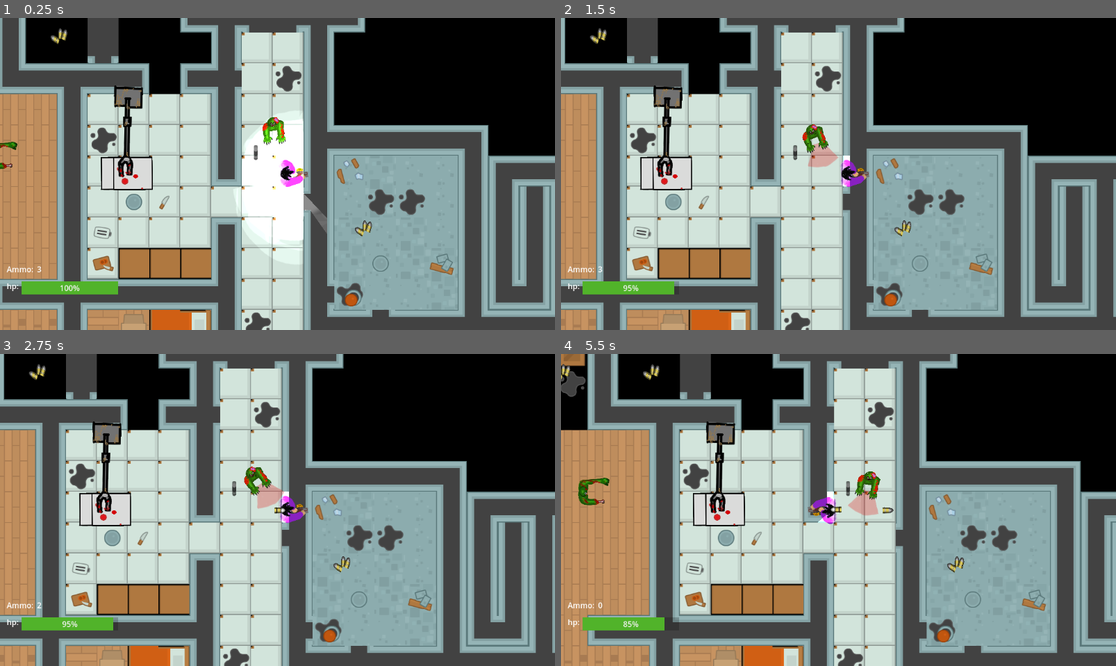
Above: before the commit, frames 1-4 (two rows, left to right).
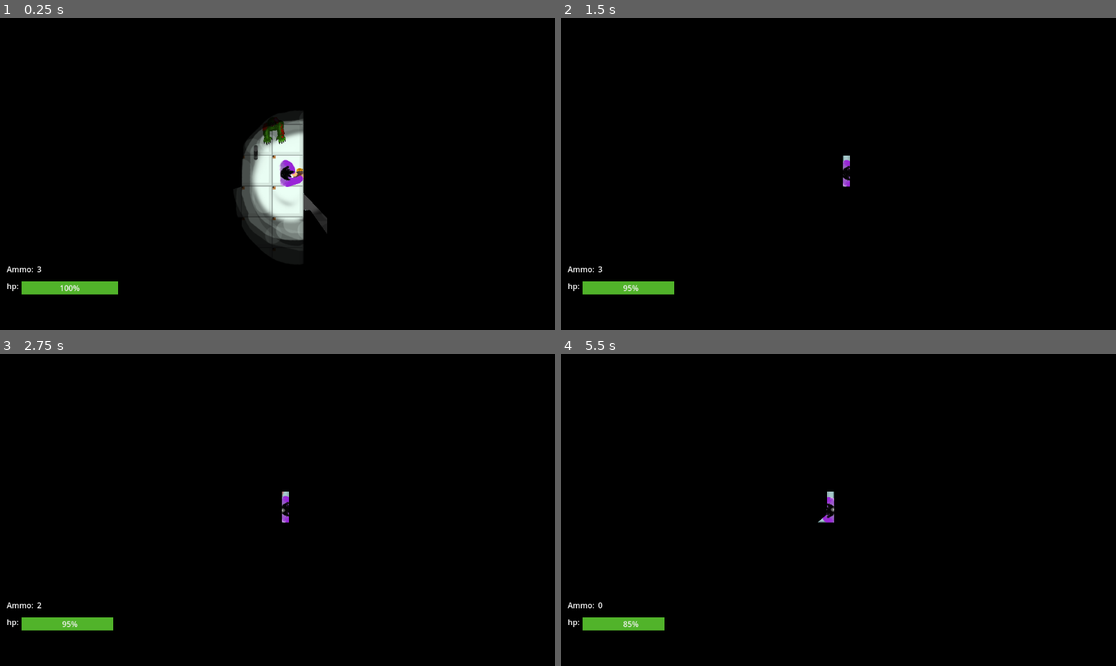
Above: after the commit, the same moments.

Repository: Tvorba-her-v-pohybu/cookie-monster
Game: Godot game, scene res://main.tscn
Same seed, same stepped clock (60 frames per second), same inputs: the game is played once before the commit and once after it. Sound files missing from this copy of the repository are replaced by a short silence.
Inputs (mouse positions are in pixels of both pictures, inside the frame that each line leads up to):
- Up to frame 1 (0.25 s): no input
- Up to frame 2 (1.5 s): click (816, 152) at 0.52 s; type "Alex" at 0.6 s; hold Right (ui_right) from 1.28 s (still down); hold X (attack) from 1.28 s (still down)
- Up to frame 3 (2.75 s): keep holding Right (ui_right); tap Space (jump) at 1.52, 2.27 s; release X (attack) at 2.03 s; tap C (shoot) at 2.1 s
- Up to frame 4 (5.5 s): tap Enter at 2.75 s; release Right (ui_right) at 2.78 s; hold Left (ui_left) 2.78-3.53 s; hold X (attack) 2.78-3.53 s; hold Right (ui_right) 3.53-5.03 s; tap C (shoot) at 3.6, 5.1 s; tap Space (jump) at 3.77, 4.52, 5.27 s; hold X (attack) 4.28-5.03 s; hold Left (ui_left) from 5.03 s (still down)

The runs differ from the first frame. In frame 1, 79% of the frame differs, in the area x 0-100%, y 0-100%; in frame 2, 78%; in frame 3, 78%; in frame 4, 82%.

Commit message:
tma

Diff:
--- a/godot_project/main.tscn
+++ b/godot_project/main.tscn
@@ -474,7 +474,7 @@
 text = "3"
 
 [node name="CanvasModulate" type="CanvasModulate" parent="."]
-color = Color(0.894922, 0.894922, 0.894922, 1)
+color = Color(0, 0, 0, 1)
 
 [node name="LightOccluder2D" type="LightOccluder2D" parent="CanvasModulate"]
 position = Vector2(-440, -10)
Not shown, changed: web/index.pck
